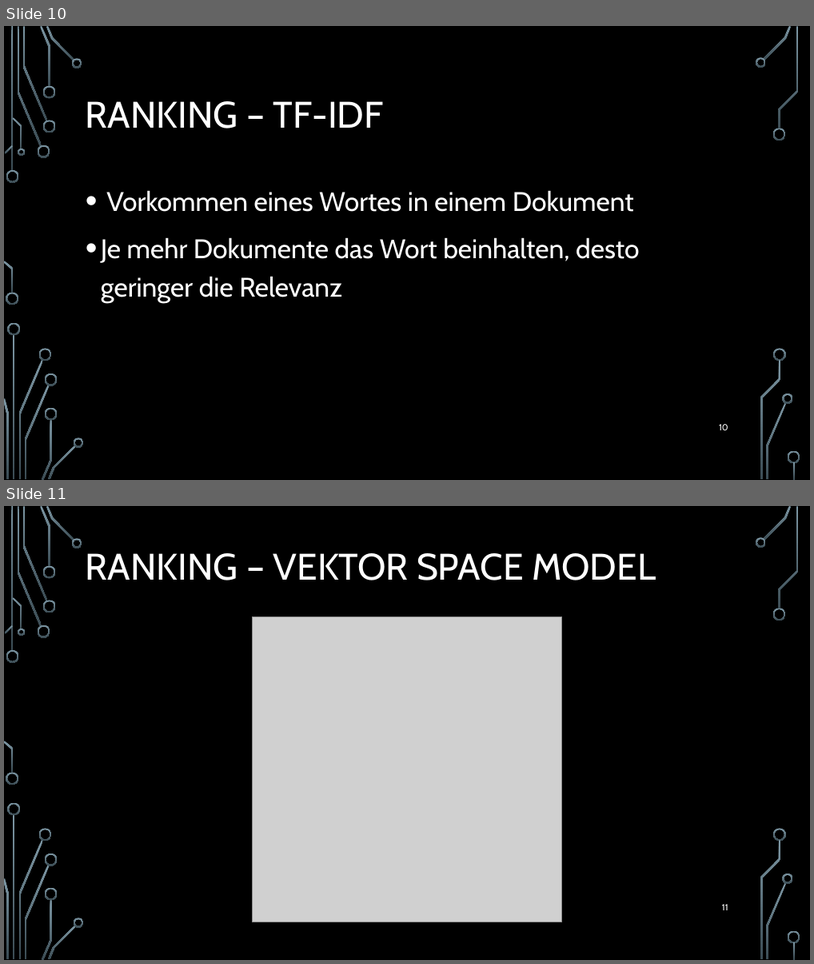
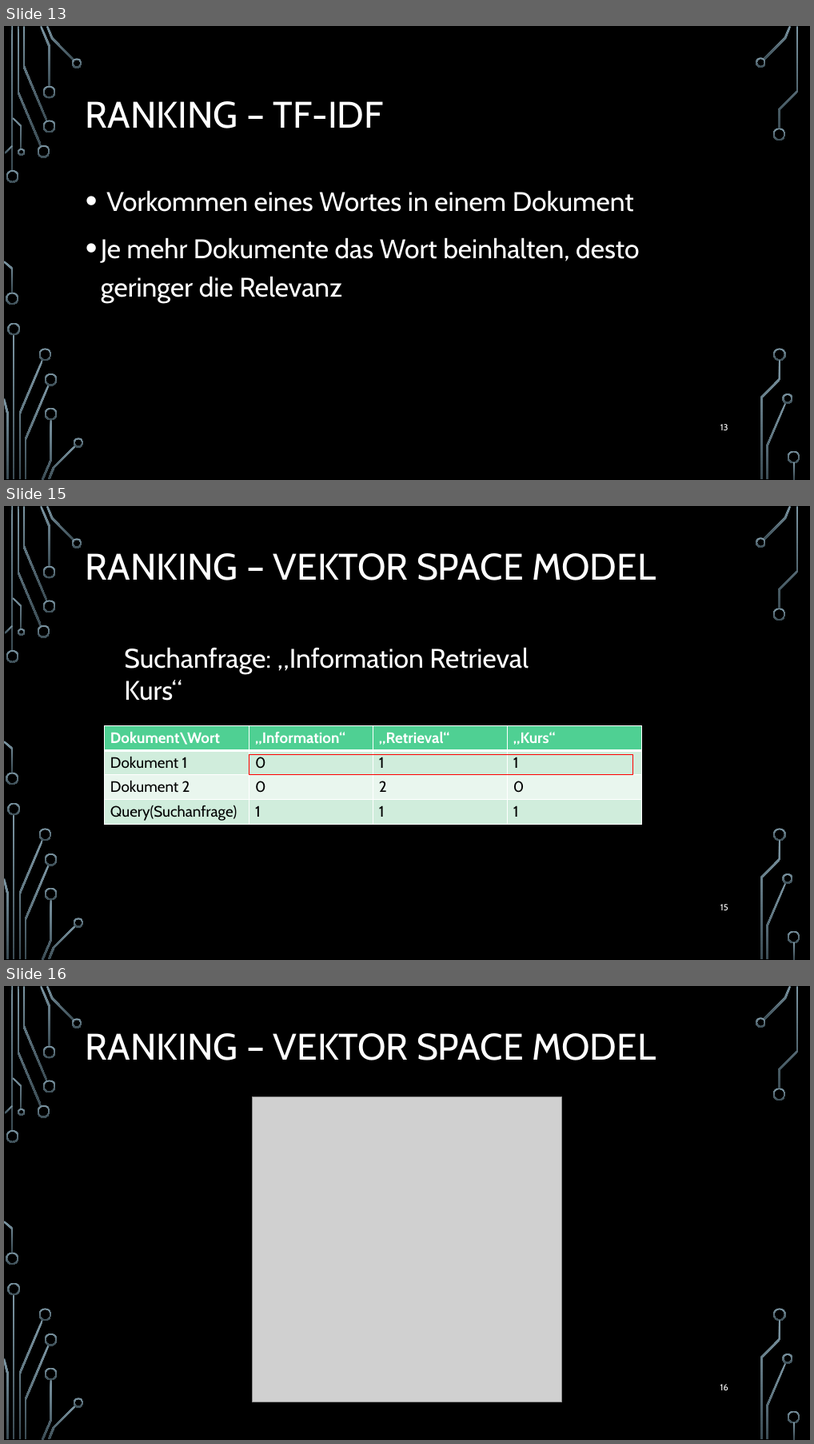
Before and after one commit to TPrime001/Grundgesetz, a slide deck: pres/Information Retrieval.pptx. Shown one above the other, each under a label of ours: slides 10 and 11 before the commit, slides 13, 15 and 16 after it; the slides between them are not shown. The pictures are 814x964 and 814x1444 pixels, drawn with LibreOffice and Linux fonts; fonts in the diff are those of the drawing; grey boxes stand for pictures; background and template pictures are left out. Boxes give left, top, right and bottom in pixels: in the first picture for what was removed or moved away, otherwise in the second. Text is boxed around its words. In the diff, an @@ line names an element or a change of style, - is before the commit and + after.

```diff
--- a/pres/Information Retrieval.pptx
+++ b/pres/Information Retrieval.pptx
@@ slide 15 added at [4, 506, 810, 960], background picture (left out); not listed: 36 template elements that a slide beside it also shows @@
@@ title added at [86, 553, 656, 580], 44 pt, text #FFFFFF @@
+RANKING – VEKTOR SPACE MODEL
@@ text added at [124, 647, 529, 700], 32 pt, text #FFFFFF @@
+Suchanfrage: „Information Retrieval Kurs“
@@ table added at [105, 725, 642, 824], 4 rows, 4 columns @@
+Dokument\Wort | „Information“ | „Retrieval“ | „Kurs“
+Dokument 1 | 0 | 1 | 1
+Dokument 2 | 0 | 2 | 0
+Query(Suchanfrage) | 1 | 1 | 1
@@ rectangle added at [250, 754, 634, 775], outline #FF0000 1.25 pt @@
@@ page number added at [721, 904, 729, 910], 10.5 pt, text #FFFFFF @@
+15
@@ what was slide 10 is now slide 13 @@
@@ page number at [721, 424, 729, 430]: text changed @@
-10
+13
@@ what was slide 11 is now slide 16 @@
@@ page number at [721, 1384, 729, 1390]: text changed @@
-11
+16
```
Also in this commit, not shown: 6 slides changed, 6 other slides added, 2 slides removed, 1 other file.
